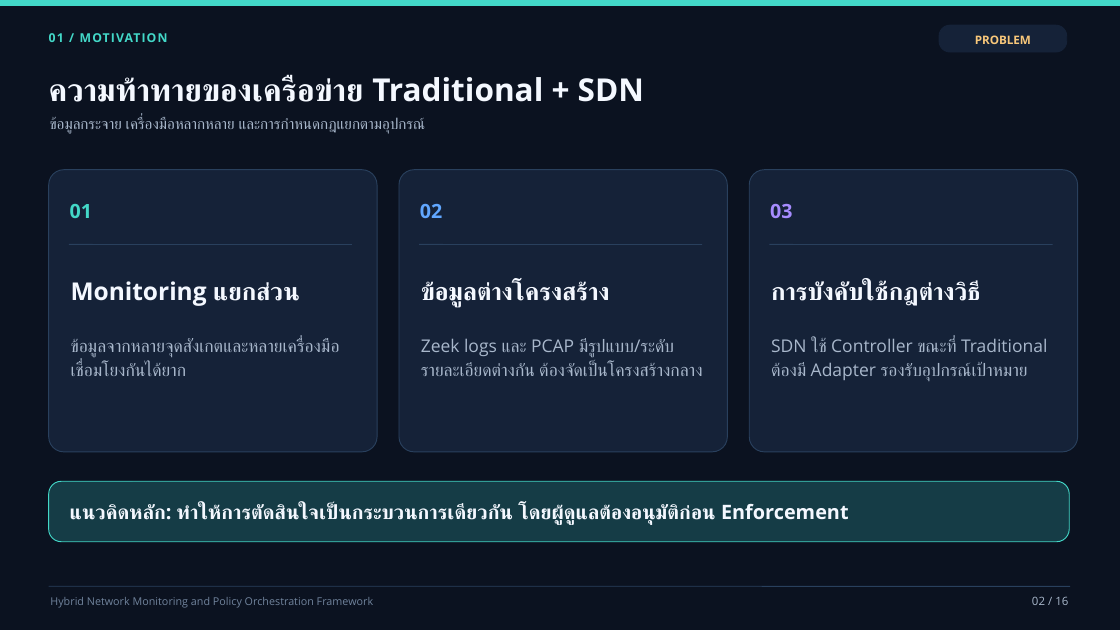
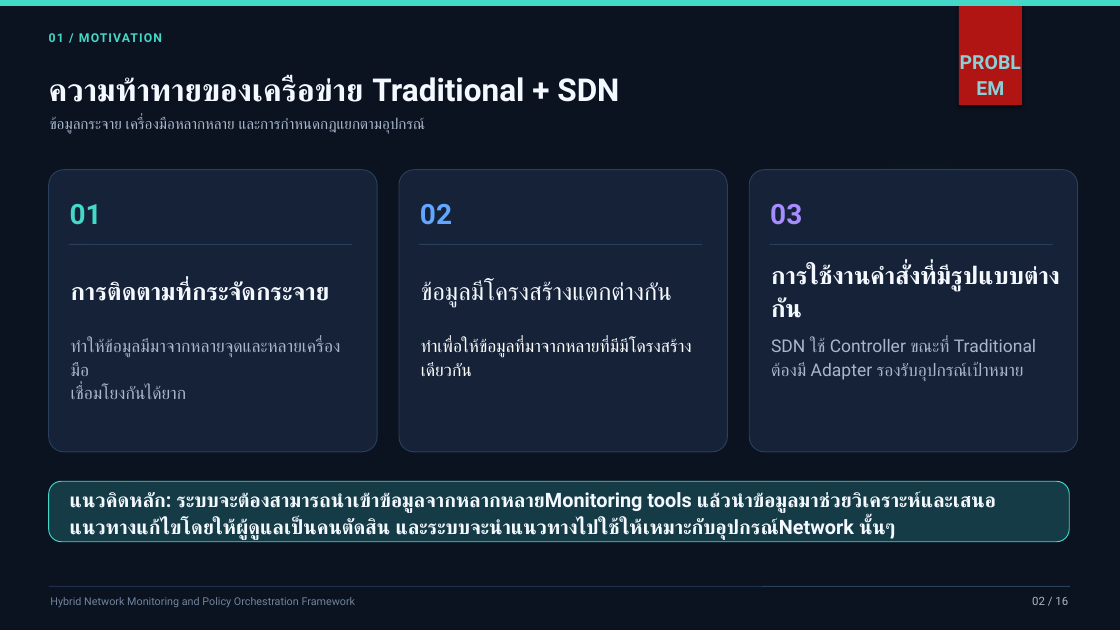
Before and after one commit to Jesadaphoukrongthong/Hybrid-Network-Monitoring-and-Policy-Orchestration-Framework, a slide deck: slide 2 of docs/paper/Hybrid_Network_Monitoring_PowerPoint_2021_Compatible.pptx. Drawn at 1120x630 pixels with LibreOffice and Linux fonts; fonts in the diff are those of the drawing; background and template pictures are left out. Boxes give left, top, right and bottom in pixels: in the first picture for what was removed or moved away, otherwise in the second. Text is boxed around its words. In the diff, an @@ line names an element or a change of style, - is before the commit and + after.

```diff
--- a/docs/paper/Hybrid_Network_Monitoring_PowerPoint_2021_Compatible.pptx
+++ b/docs/paper/Hybrid_Network_Monitoring_PowerPoint_2021_Compatible.pptx
@@ rounded rectangle removed at [939, 25, 1067, 52] @@
@@ rectangle added at [959, 0, 1022, 105], fill #B01513 @@
@@ text "PROBLEM": place and size @@
-text "PROBLEM" at [975, 35, 1031, 44]
+text "PROBLEM" at [960, 55, 1022, 91]
@@ text "PROBLEM" at [960, 55, 1022, 91]: size 10 to 16.6 pt, font Open Sans to Roboto, text colour #F8C77A to #8AD0D6 @@
@@ ellipse added at [791, 154, 1049, 413], fill gradient #50B9C1 @@
@@ size 16.8 to 24 pt, font Open Sans to Roboto; line spacing 0.92 to 1.12 in 3 elements at [70, 204, 102, 225], [420, 204, 452, 225], [770, 204, 802, 225] @@
@@ text at [771, 264, 1060, 318]: text changed; font Open Sans to Roboto @@
-การบังคับใช้กฎต่างวิธี
+การใช้งานคำสั่งที่มีรูปแบบต่างกัน
@@ text at [71, 281, 329, 301]: text changed; font Open Sans to Roboto @@
-Monitoring แยกส่วน
+การติดตามที่กระจัดกระจาย
@@ text at [421, 281, 672, 308]: text changed; font Open Sans to Roboto; bold off @@
-ข้อมูลต่างโครงสร้าง
+ข้อมูลมีโครงสร้างแตกต่างกัน
@@ text at [71, 339, 341, 376]: text changed; font Open Sans to Roboto @@
-ข้อมูลจากหลายจุดสังเกตและหลายเครื่องมือ
+ทำให้ข้อมูลมีมาจากหลายจุดและหลายเครื่องมือ
@@ text at [421, 339, 692, 376]: text changed; font Open Sans to Roboto; text colour #A8B7CB to #FFFFFF @@
-Zeek logs และ PCAP มีรูปแบบ/ระดับ
-รายละเอียดต่างกัน ต้องจัดเป็นโครงสร้างกลาง
+ทำเพื่อให้ข้อมูลที่มาจากหลายที่มีมีโดรงสร้างเดียวกัน
@@ font Open Sans to Roboto in 5 elements at [49, 33, 162, 42], [49, 76, 619, 102], [50, 597, 356, 607], [1032, 597, 1068, 605], [771, 339, 1036, 381] @@
@@ text at [71, 386, 186, 399]: font Open Sans to Roboto in "เชื่อมโยงกันได้ยาก" @@
@@ text at [70, 492, 996, 540]: text changed; font Open Sans to Roboto @@
-แนวคิดหลัก: ทำให้การตัดสินใจเป็นกระบวนการเดียวกัน โดยผู้ดูแลต้องอนุมัติก่อน Enforcement
+แนวคิดหลัก: ระบบจะต้องสามารถนำเข้าข้อมูลจากหลากหลายMonitoring tools แล้วนำข้อมูลมาช่วยวิเคราะห์และเสนอแนวทางแก้ไขโดยให้ผู้ดูแลเป็นคนตัดสิน และระบบจะนำแนวทางไปใช้ให้เหมาะกับอุปกรณ์Network นั้นๆ
```
Also in this commit, not shown: 15 other slides changed, 4 other files.
